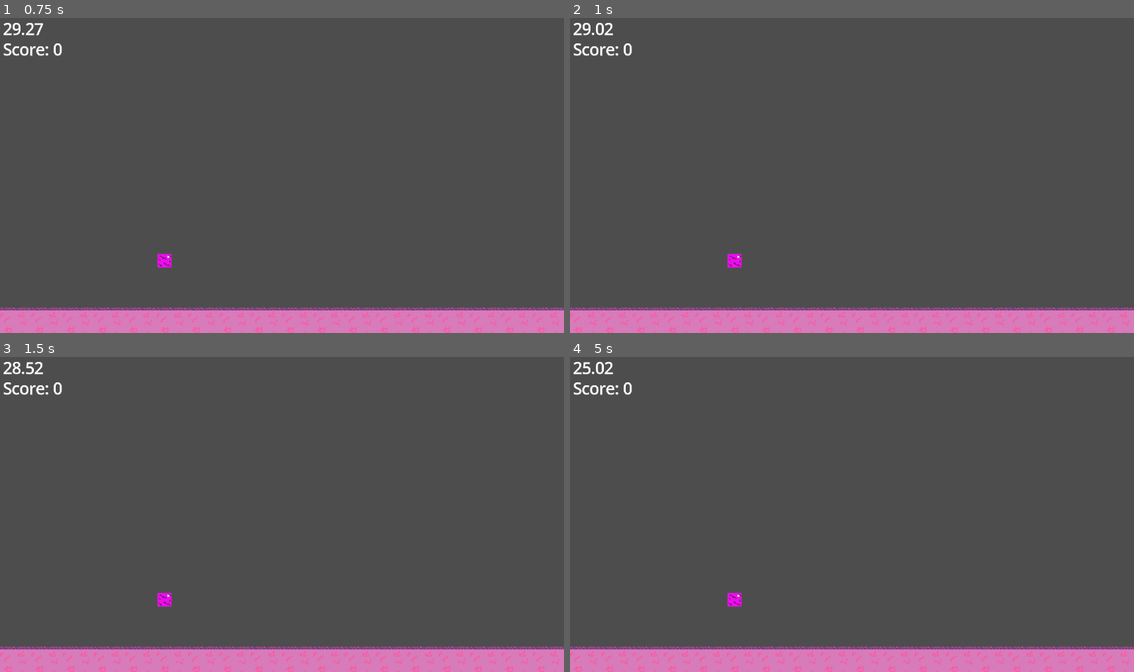
Above: before the commit, frames 1-4 (two rows, left to right).
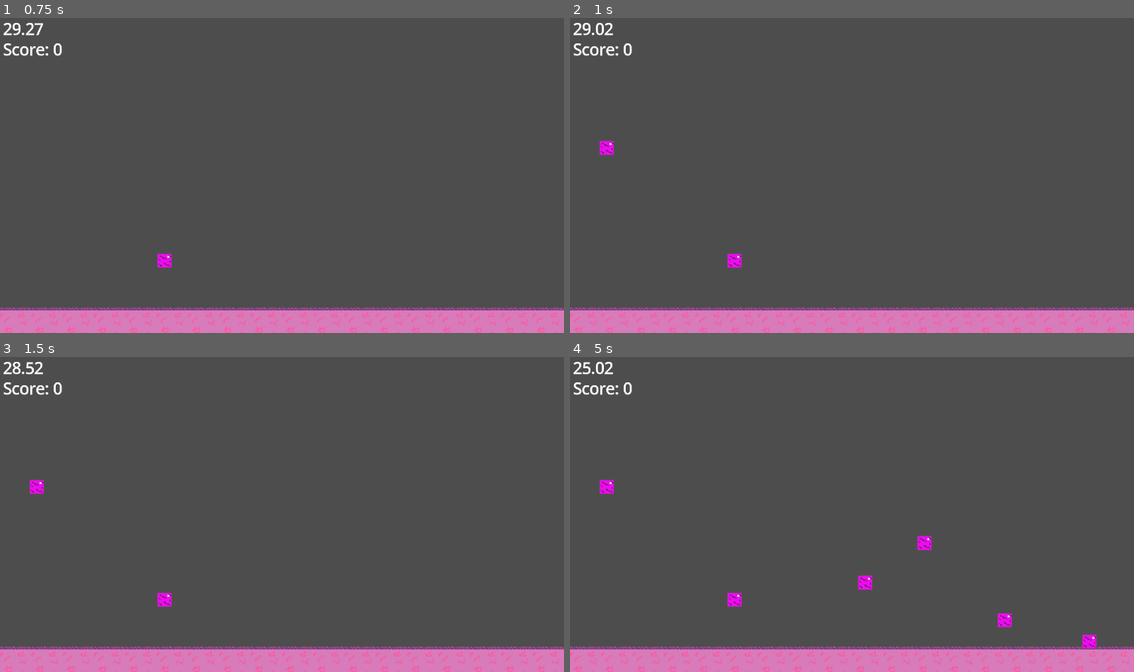
Above: after the commit, the same moments.

Repository: BigMouthInc/CS-IMGD4100GameJam
Game: Godot game, scene res://Scenes/main.tscn
Same seed, same stepped clock (60 frames per second), same inputs: the game is played once before the commit and once after it.
Inputs:
- Up to frame 1 (0.75 s): hold D (move_right) from 0.53 s (still down); tap S (teleport) at 0.6 s
- Up to frame 2 (1 s): keep holding D (move_right); tap W (jump) at 0.77 s
- Up to frame 3 (1.5 s): keep holding D (move_right); tap S (teleport) at 1.35 s
- Up to frame 4 (5 s): tap W (jump) at 1.52, 3.02, 3.77, 4.52 s; release D (move_right) at 2.03 s; hold A (move_left) 2.03-2.78 s; tap S (teleport) every 0.75 s from 2.1 to 4.35 s; hold D (move_right) 2.78-4.28 s; hold A (move_left) from 4.28 s (still down)

Frame 1 is identical in both runs. In frame 2, 0.1% of the frame differs, in the area x 5-8%, y 38-44%; in frame 3, 0.1%; in frame 4, 0.6%, in the area x 5-94%, y 38-93%.

Commit message:
PLEASE DONT CAUSE ERRORS

Diff:
--- a/cs-imgd-4100-game-jam!/Scenes/main.tscn
+++ b/cs-imgd-4100-game-jam!/Scenes/main.tscn
@@ -1,10 +1,11 @@
-[gd_scene load_steps=8 format=3 uid="uid://cohhxoscsqtkv"]
+[gd_scene load_steps=9 format=3 uid="uid://cohhxoscsqtkv"]
 
 [ext_resource type="PackedScene" uid="uid://ed14snjo0hx4" path="res://Scenes/player.tscn" id="1_jjgbg"]
 [ext_resource type="Script" uid="uid://2n7yx7pp8o07" path="res://Scripts/main.gd" id="1_jjvhh"]
 [ext_resource type="Texture2D" uid="uid://sudloqmybqdx" path="res://Assets/Dirt.png" id="2_bo1nx"]
 [ext_resource type="Script" uid="uid://uy76r1thlr2y" path="res://Scripts/game_manager.gd" id="2_kry3j"]
 [ext_resource type="PackedScene" uid="uid://itvfh853o02w" path="res://Scenes/block.tscn" id="3_8gbba"]
+[ext_resource type="Script" uid="uid://c3nxdwlg8ufw" path="res://Scripts/spawner.gd" id="5_21xkr"]
 
 [sub_resource type="TileSetAtlasSource" id="TileSetAtlasSource_8gbba"]
 texture = ExtResource("2_bo1nx")
@@ -36,6 +37,13 @@
 position = Vector2(288, -168)
 zoom = Vector2(2, 2)
 
+[node name="Spawner" type="Node2D" parent="."]
+position = Vector2(168, -80)
+script = ExtResource("5_21xkr")
+
+[node name="Block Timer" type="Timer" parent="Spawner"]
+autostart = true
+
 [node name="Block" parent="." instance=ExtResource("3_8gbba")]
 position = Vector2(168, -80)
 
@@ -55,3 +63,5 @@
 offset_top = -307.0
 offset_right = 43.0
 offset_bottom = -284.0
+
+[connection signal="timeout" from="Spawner/Block Timer" to="Spawner" method="_on_block_timer_timeout"]
--- a/cs-imgd-4100-game-jam!/Scripts/spawner.gd
+++ b/cs-imgd-4100-game-jam!/Scripts/spawner.gd
@@ -2,12 +2,15 @@
 
 @onready var block = preload("res://Scenes/block.tscn")
 
-func _on_timer_timeout() -> void:
-	var viewport_size = get_viewport_rect().size
-	var random_x = randf_range(0, viewport_size.x)
-	var random_y = randf_range(0, viewport_size.y)
+func _on_block_timer_timeout() -> void:
+
+	var random_x = randf_range(0, 550)
+	var random_y = randf_range(-330, 0)
 	var random_position = Vector2(random_x, random_y)
 
 	var placeBlock  = block.instantiate()
 	placeBlock.position = random_position
 	get_parent().add_child(placeBlock)
+
+	var game_manager = get_node("/root/Main/GameManager")
+	placeBlock.point_signal.connect(game_manager.add_score)
